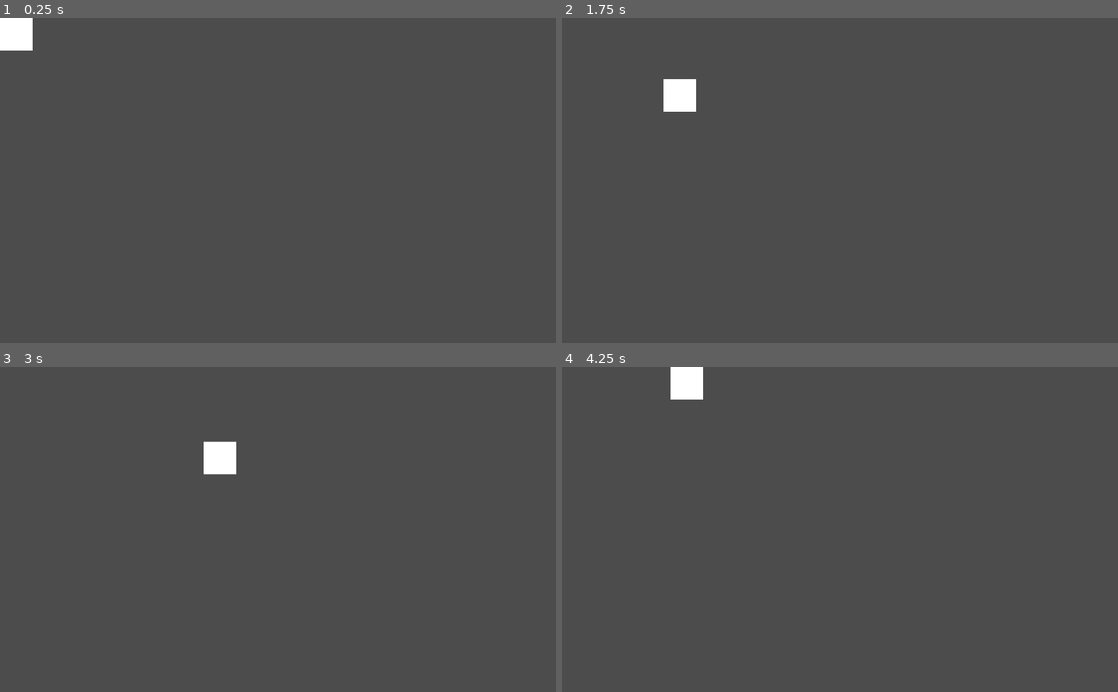
Above: before the commit, frames 1-4 (two rows, left to right).
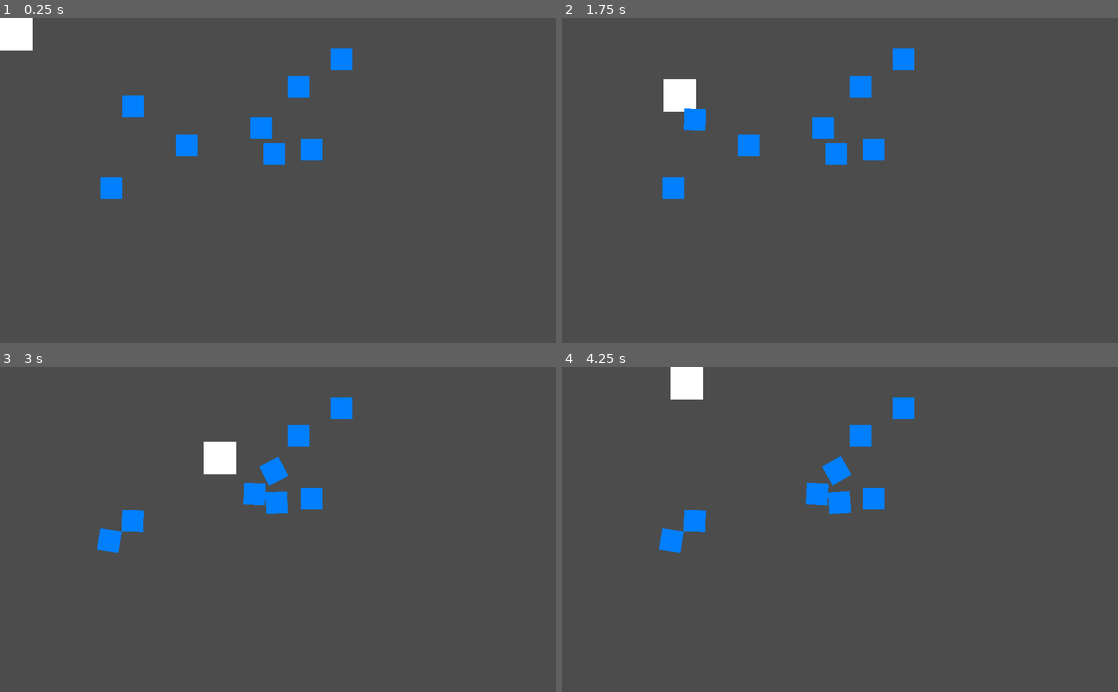
Above: after the commit, the same moments.

Repository: deengames-prototypes/kids-gamedev-template
Game: Godot game, scene res://Main.tscn
Same seed, same stepped clock (60 frames per second), same inputs: the game is played once before the commit and once after it.
Inputs:
- Up to frame 1 (0.25 s): no input
- Up to frame 2 (1.75 s): tap Enter at 0.5 s; hold Right (ui_right) 0.53-1.28 s; hold Down (ui_down) from 1.28 s (still down)
- Up to frame 3 (3 s): release Down (ui_down) at 2.03 s; hold Right (ui_right) 2.03-2.78 s; hold Up (ui_up) from 2.78 s (still down)
- Up to frame 4 (4.25 s): release Up (ui_up) at 3.53 s; hold Left (ui_left) from 3.53 s (still down)

The runs differ from the first frame. In frame 1, 2.1% of the frame differs, in the area x 18-64%, y 9-56%; in frame 2, 2.1%; in frame 3, 2.1%; in frame 4, 2.1%.

Commit message:
Got pushable blocks working. Secret sauce was damp (10-100 seems good). Angular dampening removes that wierd turning when blocks collide.

Diff:
--- /dev/null
+++ b/Entities/Block.tscn
@@ -0,0 +1,17 @@
+[gd_scene load_steps=2 format=2]
+
+[sub_resource type="RectangleShape2D" id=1]
+extents = Vector2( 20, 20 )
+
+[node name="Block" type="RigidBody2D"]
+linear_damp = 10.0
+angular_damp = 10.0
+
+[node name="ColorRect" type="ColorRect" parent="."]
+margin_right = 40.0
+margin_bottom = 40.0
+color = Color( 0, 0.501961, 1, 1 )
+
+[node name="CollisionShape2D" type="CollisionShape2D" parent="."]
+position = Vector2( 20, 20 )
+shape = SubResource( 1 )
--- a/Main.tscn
+++ b/Main.tscn
@@ -1,7 +1,32 @@
-[gd_scene load_steps=2 format=2]
+[gd_scene load_steps=3 format=2]
 
 [ext_resource path="res://Entities/Player.tscn" type="PackedScene" id=1]
+[ext_resource path="res://Entities/Block.tscn" type="PackedScene" id=2]
 
 [node name="Node2D" type="Node2D"]
 
 [node name="Player" parent="." instance=ExtResource( 1 )]
+
+[node name="Node2D" parent="." instance=ExtResource( 2 )]
+position = Vector2( 323.626, 214.796 )
+
+[node name="Node2D2" parent="." instance=ExtResource( 2 )]
+position = Vector2( 184.725, 293.554 )
+
+[node name="Node2D3" parent="." instance=ExtResource( 2 )]
+position = Vector2( 224.82, 143.197 )
+
+[node name="Node2D4" parent="." instance=ExtResource( 2 )]
+position = Vector2( 608.588, 55.8469 )
+
+[node name="Node2D5" parent="." instance=ExtResource( 2 )]
+position = Vector2( 554.174, 223.388 )
+
+[node name="Node2D6" parent="." instance=ExtResource( 2 )]
+position = Vector2( 485.439, 230.548 )
+
+[node name="Node2D7" parent="." instance=ExtResource( 2 )]
+position = Vector2( 461.095, 183.292 )
+
+[node name="Node2D8" parent="." instance=ExtResource( 2 )]
+position = Vector2( 529.83, 107.398 )
--- a/project.godot
+++ b/project.godot
@@ -50,6 +50,10 @@
  ]
 }
 
+[physics]
+
+2d/default_gravity_vector=Vector2( 0, 0 )
+
 [rendering]
 
 environment/default_environment="res://default_env.tres"
